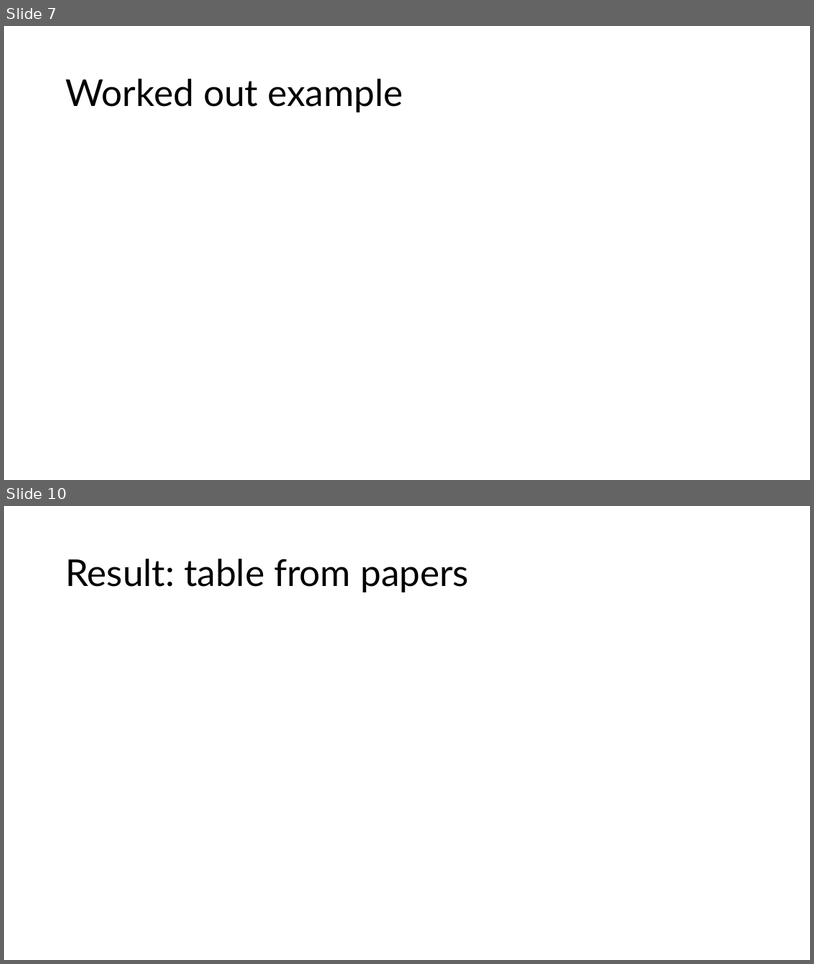
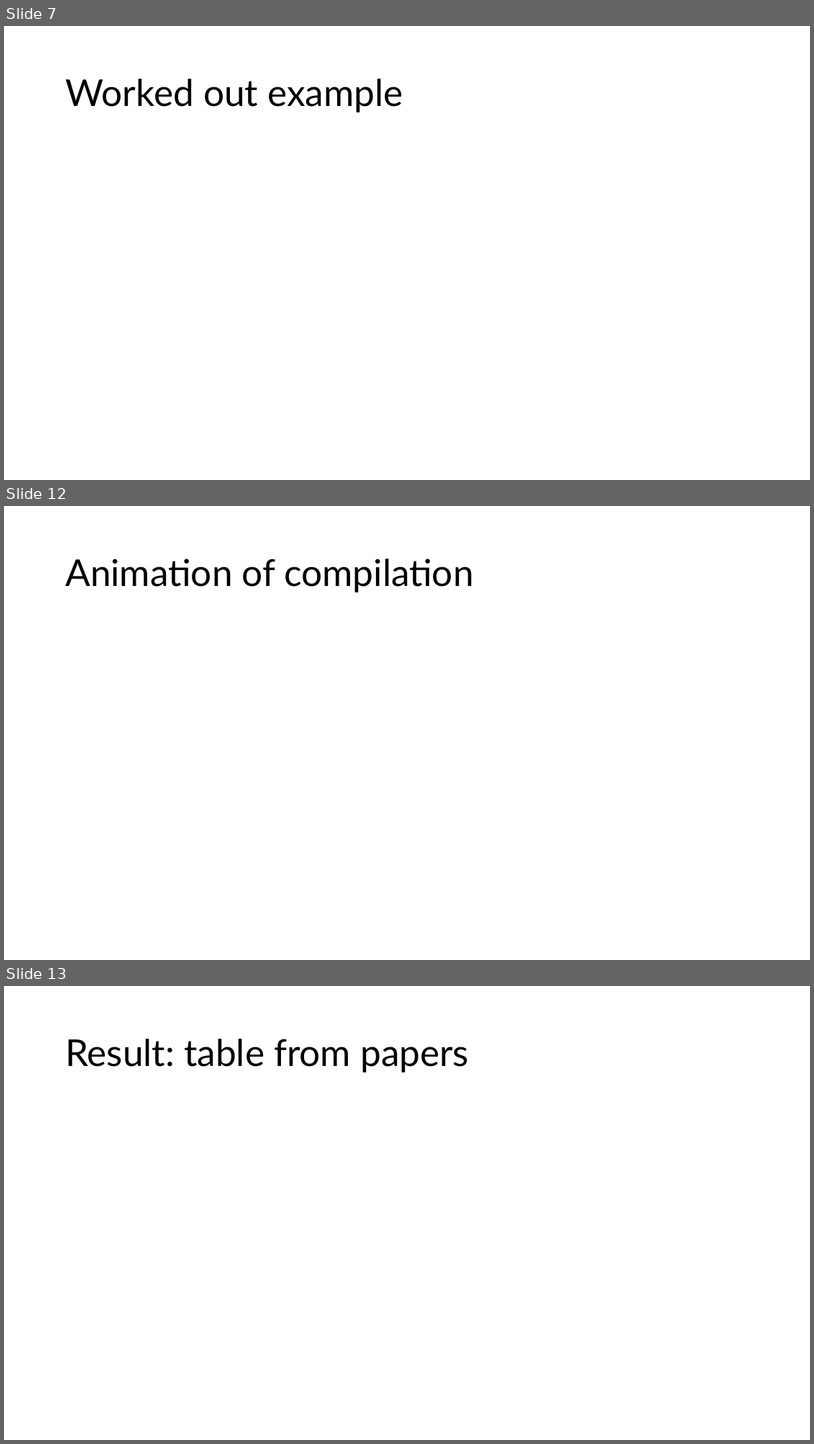
Before and after one commit to anirudhSK/drmt_talk, a slide deck: drmt.pptx. Shown one above the other, each under a label of ours: slides 7 and 10 before the commit, slides 7, 12 and 13 after it; the slides between them are not shown. The pictures are 814x964 and 814x1444 pixels, drawn with LibreOffice and Linux fonts; fonts in the diff are those of the drawing. Boxes give left, top, right and bottom in pixels: in the first picture for what was removed or moved away, otherwise in the second. Text is boxed around its words. In the diff, an @@ line names an element or a change of style, - is before the commit and + after.

Commit message:
Write out a few more slides including compilation slide

```diff
--- a/drmt.pptx
+++ b/drmt.pptx
@@ slide 12 added at box(4, 506, 810, 960), background #FFFFFF @@
@@ title added at box(65, 559, 474, 592), 44 pt, text #000000 @@
+Animation of compilation
@@ what was slide 10 is now slide 13 @@
```
Also in this commit, not shown: 1 slide changed, 3 other slides added, 1 slide removed.
